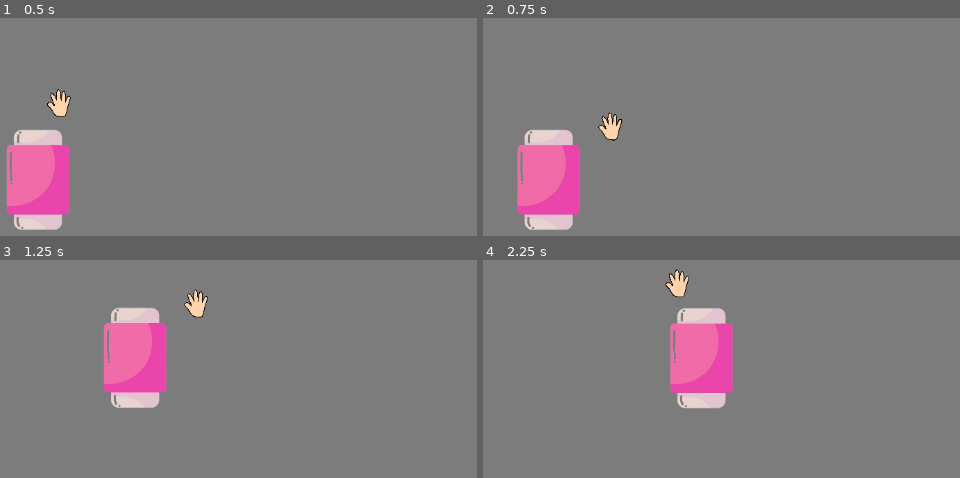
Above: before the commit, frames 1-4 (two rows, left to right).
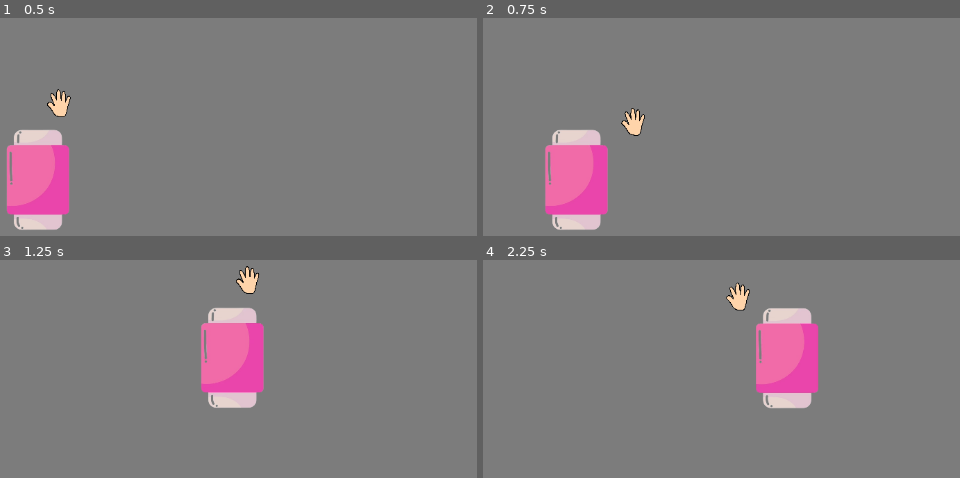
Above: after the commit, the same moments.

Repository: PH1LIPPUS/JoaoBorracha
Game: Godot game, scene res://node_2d.tscn
Same seed, same stepped clock (60 frames per second), same inputs: the game is played once before the commit and once after it. This scene is started directly instead of the project's main scene.
Inputs (mouse positions are in pixels of both pictures, inside the frame that each line leads up to):
- Up to frame 1 (0.5 s): no input
- Up to frame 2 (0.75 s): move the mouse to (outside the picture) at 0.52 s; hold Right (ui_right) from 0.53 s (still down); hold Shift (sprint, bound only after the commit) from 0.53 s (still down)
- Up to frame 3 (1.25 s): keep holding Right (ui_right); keep holding Shift (sprint, bound only after the commit); tap Up (ui_up) at 0.77, 0.8, 1.07 s
- Up to frame 4 (2.25 s): move the mouse to (outside the picture) at 1.27 s; release Shift (sprint, bound only after the commit) at 1.28 s; tap Up (ui_up) at 1.35, 1.52, 1.82 s; tap Shift (sprint, bound only after the commit) at 1.55 s; move the mouse to (outside the picture) at 2.02 s; release Right (ui_right) at 2.03 s; hold Left (ui_left) from 2.03 s (still down); hold Shift (sprint, bound only after the commit) from 2.03 s (still down)

Frame 1 is identical in both runs. In frame 2, 7.5% of the frame differs, in the area x 7-34%, y 41-98%; in frame 3, 12%, in the area x 21-56%, y 2-68%; in frame 4, 12%.

Commit message:
player inicio

Diff:
--- a/joão-borracha/Player/player.gd
+++ b/joão-borracha/Player/player.gd
@@ -17,28 +17,26 @@
 	if not is_on_floor():
 		velocity.y += gravity * delta
 
-	var direction = Input.get_axis("ui_left", "ui_right")
+	var direction = Input.get_axis("left", "right")
 	var current_speed = speed
 
-	if Input.is_action_pressed("ui_shift") and use_stamina(stamina_cost * delta):
+	if Input.is_action_pressed("sprint") and use_stamina(stamina_cost * delta):
 		current_speed = run_speed
 
 	velocity.x = direction * current_speed
 
 	# Pulo
-	if Input.is_action_just_pressed("ui_up") and is_on_floor():
+	if Input.is_action_just_pressed("up") and is_on_floor():
 		velocity.y = -jump_force
 
-	# Aplicar velocidade
 	move_and_slide()
 
-	# Regenerar stamina
 	regenerate_stamina(delta)
 
 func _process(delta: float) -> void:
 	var mouse_position = get_global_mouse_position()
 	var direction = (mouse_position - global_position).normalized()
-	var max_distance = 30.0  # Distância máxima das mãos em relação ao player
+	var max_distance = 30.0
 	hands.position = direction * max_distance
 
 func take_damage(amount: int) -> void:
--- a/joão-borracha/Player/player.tscn
+++ b/joão-borracha/Player/player.tscn
@@ -25,3 +25,7 @@
 position = Vector2(0, 1)
 scale = Vector2(0.020708, 0.0232174)
 texture = ExtResource("3_hqtel")
+
+[node name="Barra de vida" type="CanvasLayer" parent="."]
+
+[node name="Barra de Stamina" type="CanvasLayer" parent="."]
--- a/joão-borracha/project.godot
+++ b/joão-borracha/project.godot
@@ -18,3 +18,39 @@
 
 window/size/mode=3
 window/stretch/mode="viewport"
+
+[input]
+
+left={
+"deadzone": 0.2,
+"events": [Object(InputEventKey,"resource_local_to_scene":false,"resource_name":"","device":-1,"window_id":0,"alt_pressed":false,"shift_pressed":false,"ctrl_pressed":false,"meta_pressed":false,"pressed":false,"keycode":0,"physical_keycode":65,"key_label":0,"unicode":97,"location":0,"echo":false,"script":null)
+, Object(InputEventKey,"resource_local_to_scene":false,"resource_name":"","device":-1,"window_id":0,"alt_pressed":false,"shift_pressed":false,"ctrl_pressed":false,"meta_pressed":false,"pressed":false,"keycode":0,"physical_keycode":4194319,"key_label":0,"unicode":0,"location":0,"echo":false,"script":null)
+]
+}
+right={
+"deadzone": 0.2,
+"events": [Object(InputEventKey,"resource_local_to_scene":false,"resource_name":"","device":-1,"window_id":0,"alt_pressed":false,"shift_pressed":false,"ctrl_pressed":false,"meta_pressed":false,"pressed":false,"keycode":0,"physical_keycode":68,"key_label":0,"unicode":100,"location":0,"echo":false,"script":null)
+, Object(InputEventKey,"resource_local_to_scene":false,"resource_name":"","device":-1,"window_id":0,"alt_pressed":false,"shift_pressed":false,"ctrl_pressed":false,"meta_pressed":false,"pressed":false,"keycode":0,"physical_keycode":4194321,"key_label":0,"unicode":0,"location":0,"echo":false,"script":null)
+]
+}
+up={
+"deadzone": 0.2,
+"events": [Object(InputEventKey,"resource_local_to_scene":false,"resource_name":"","device":-1,"window_id":0,"alt_pressed":false,"shift_pressed":false,"ctrl_pressed":false,"meta_pressed":false,"pressed":false,"keycode":0,"physical_keycode":87,"key_label":0,"unicode":119,"location":0,"echo":false,"script":null)
+, Object(InputEventKey,"resource_local_to_scene":false,"resource_name":"","device":-1,"window_id":0,"alt_pressed":false,"shift_pressed":false,"ctrl_pressed":false,"meta_pressed":false,"pressed":false,"keycode":0,"physical_keycode":4194320,"key_label":0,"unicode":0,"location":0,"echo":false,"script":null)
+]
+}
+shot_right={
+"deadzone": 0.2,
+"events": [Object(InputEventMouseButton,"resource_local_to_scene":false,"resource_name":"","device":-1,"window_id":0,"alt_pressed":false,"shift_pressed":false,"ctrl_pressed":false,"meta_pressed":false,"button_mask":0,"position":Vector2(0, 0),"global_position":Vector2(0, 0),"factor":1.0,"button_index":2,"canceled":false,"pressed":false,"double_click":false,"script":null)
+]
+}
+shot_left={
+"deadzone": 0.2,
+"events": [Object(InputEventMouseButton,"resource_local_to_scene":false,"resource_name":"","device":-1,"window_id":0,"alt_pressed":false,"shift_pressed":false,"ctrl_pressed":false,"meta_pressed":false,"button_mask":1,"position":Vector2(189, 12),"global_position":Vector2(198, 60),"factor":1.0,"button_index":1,"canceled":false,"pressed":true,"double_click":false,"script":null)
+]
+}
+sprint={
+"deadzone": 0.2,
+"events": [Object(InputEventKey,"resource_local_to_scene":false,"resource_name":"","device":-1,"window_id":0,"alt_pressed":false,"shift_pressed":false,"ctrl_pressed":false,"meta_pressed":false,"pressed":false,"keycode":0,"physical_keycode":4194325,"key_label":0,"unicode":0,"location":0,"echo":false,"script":null)
+]
+}
